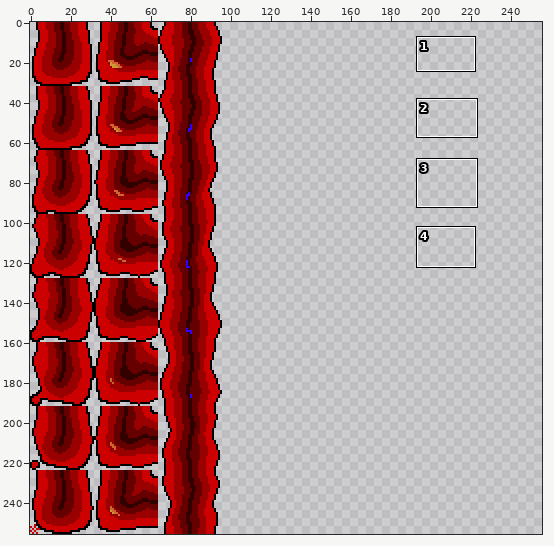
Edited in one commit: sprite sheet (art/animation.png). The picture above shows the old version from afar; the outline marks the close-up.
Close-up. Before:
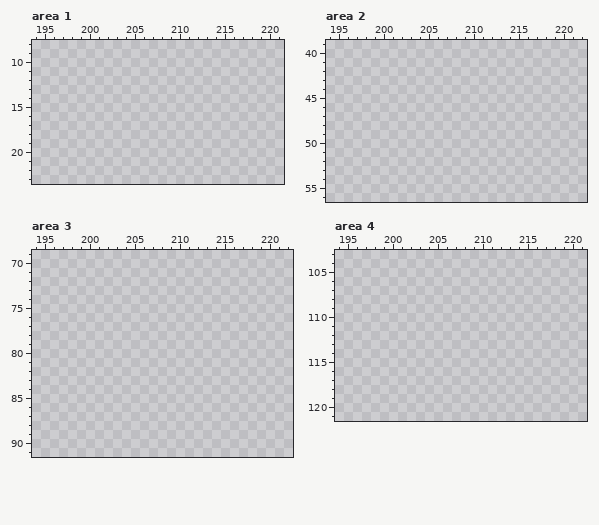
The file is 256x256 pixels. Shown: area 1: x 194..221, y 8..23; area 2: x 194..222, y 39..56; area 3: x 194..222, y 69..91; area 4: x 194..221, y 103..121. The commit also changed other parts of the picture, which this record leaves out.
Now the later version:
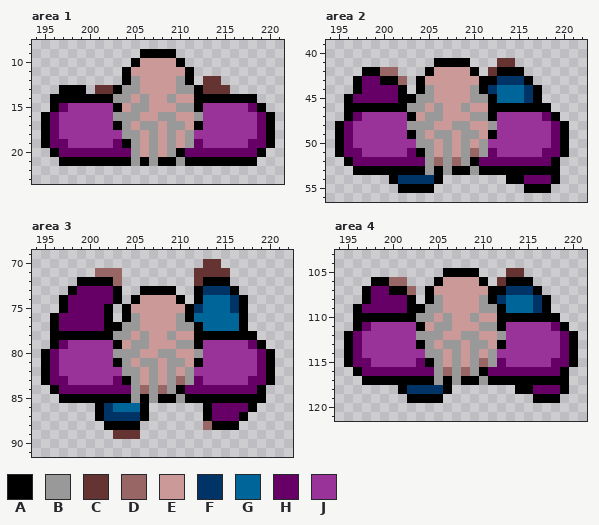
Palette (. is transparent): A #000000  B #999999  C #663333  D #996666  E #cc9999  F #003366  G #006699  H #660066  J #993399
Changes in this commit:
Changed rows in their new state; - is an unchanged pixel.
Area 1:
first column x 195:
 9 -----------AAAA-----------
10 ----------AEEEEA----------
11 ---------AEEEEEEA---------
12 ---------ABEEEEBA-CC------
13 --AAA-CCABBEEEEBBACCC-----
14 -AAAAAAABBEBEEBEEAAAAAAA--
15 -AHJJJJJAEBBEEEBBAJJJJJHA-
16 AHJJJJJJBBBEEBBEEBJJJJJJHA
17 AHJJJJJJABEBBEBBEAJJJJJJHA
18 AHJJJJJJJBBEBEBEBJJJJJJJHA
19 AHHJJJJJHABEBEBEBHJJJJJHHA
20 -AHHHHHHHHBEBEBAHHHHHHHHA-
21 --AAAAAAAABABAABAAAAAAAA--
Area 2:
first column x 195:
41 -----------AAAA---CC------
42 ---AADD---AEEEEA-CAAA-----
43 --AHHAAD-AEEEEEEAAFFFA----
44 --AHHHHA-ABEEEEBAFGGGFA---
45 -AHHHHHAABBEEEEBBAGGGFA---
46 -AAAAAAABBEBEEBEEAAAAAAA--
47 -AHJJJJJAEBBEEEBBAJJJJJHA-
48 AHJJJJJJBBBEEBBEEBJJJJJJHA
49 AHJJJJJJABEBBEBBEAJJJJJJHA
50 AHJJJJJJJBBEBEBEBJJJJJJJHA
51 AHHJJJJJHABEBEBDBHJJJJJHHA
52 -AHHHHHHHHBDBDBAHHHHHHHHA-
53 --AAAAAAAABABAABAAAAAAAAA-
54 ------AFFFFA-------AAHHHA-
55 -------AAAA----------AAA--
Area 3:
first column x 195:
70 ------------------CC------
71 ------DDD--------CCCC-----
72 ----AAAAD--------CAAA-----
73 ---AHHHHA--AAAA--AFFFA----
74 --AHHHHHA-AEEEEA-AGGGFA---
75 --AHHHHA-AEEEEEEAFGGGFA---
76 -AHHHHHA-ABEEEEBAGGGGGA---
77 -AHHHHHAABBEEEEBBAGGGGA---
78 -AAAAAAABBEBEEBEEAAAAAAA--
79 -AHJJJJJAEBBEEEBBAJJJJJHA-
80 AHJJJJJJBBBEEBBEEBJJJJJJHA
81 AHJJJJJJABEBBEBBEAJJJJJJHA
82 AHJJJJJJJBBEBEBEBJJJJJJJHA
83 AHHJJJJJHABEBEBDBHJJJJJHHA
84 -AHHHHHHHHBDBDBAHHHHHHHHA-
85 --AAAAAAAABABAABAAAAAAAAA-
86 ------AFGGGA------AHHHHA--
87 ------AFFFFA------AHHHA---
88 -------AAAA-------DAAA----
89 --------CCC---------------
Area 4:
first column x 195:
105 -----------AAAA---CC------
106 ---AADD---AEEEEA-CAAA-----
107 --AHHAAD-AEEEEEEAAFFFA----
108 --AHHHHA-ABEEEEBAFGGGFA---
109 -AHHHHHAABBEEEEBBAGGGFA---
110 -AAAAAAABBEBEEBEEAAAAAAA--
111 -AHJJJJJAEBBEEEBBAJJJJJHA-
112 AHJJJJJJBBBEEBBEEBJJJJJJHA
113 AHJJJJJJABEBBEBBEAJJJJJJHA
114 AHJJJJJJJBBEBEBEBJJJJJJJHA
115 AHHJJJJJHABEBEBDBHJJJJJHHA
116 -AHHHHHHHHBDBDBAHHHHHHHHA-
117 --AAAAAAAABABAABAAAAAAAAA-
118 ------AFFFFA-------AAHHHA-
119 -------AAAA----------AAA--
